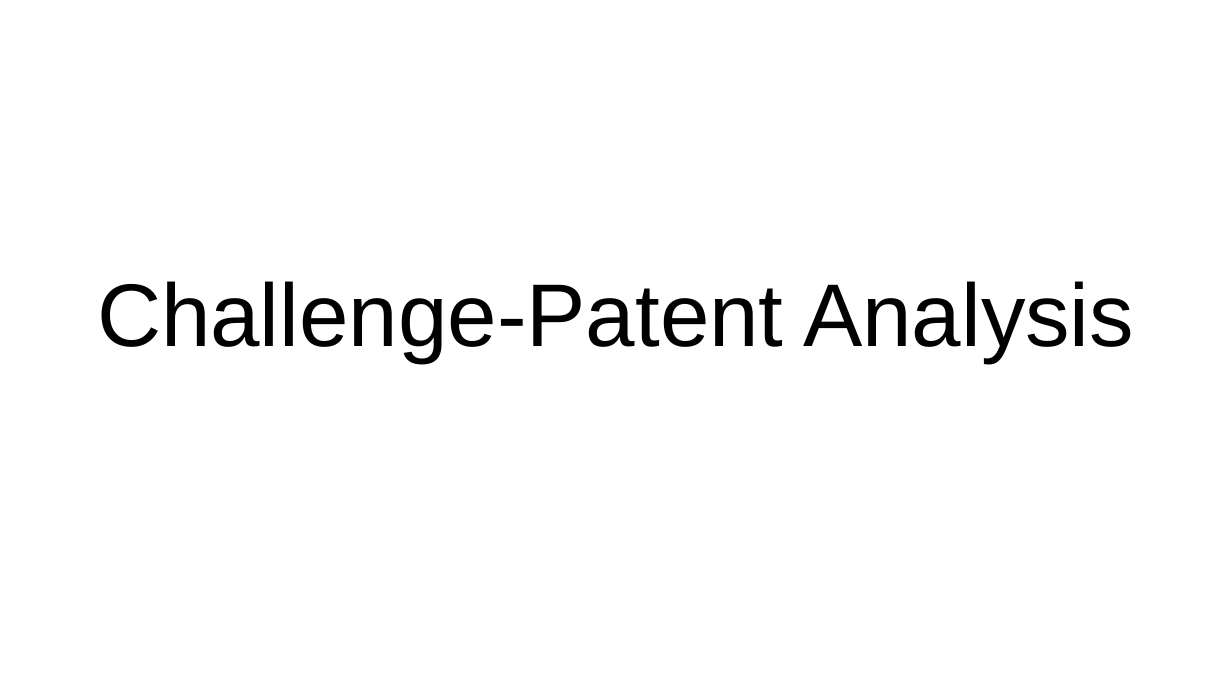
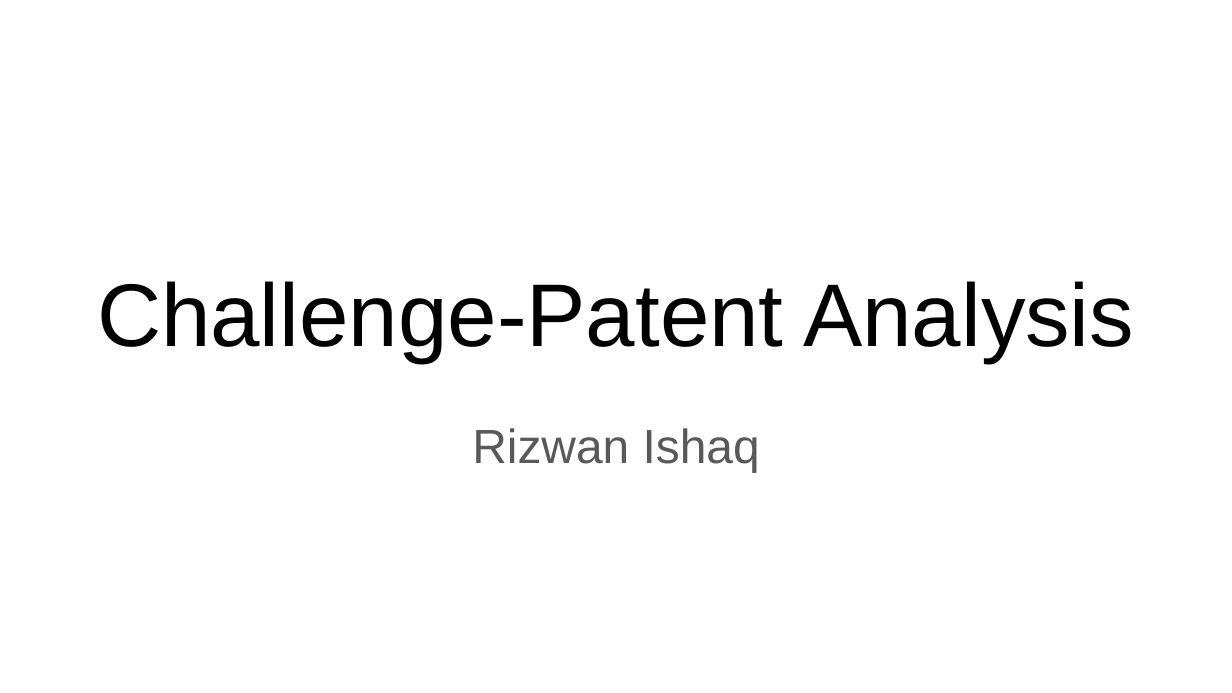
Before and after one commit to rizwanishaq/basf_challenge, a slide deck: slide 1 of Challenge-Patent Analysis.pptx. Drawn at 1232x693 pixels with LibreOffice and Linux fonts; fonts in the diff are those of the drawing. Boxes give left, top, right and bottom in pixels: in the first picture for what was removed or moved away, otherwise in the second. Text is boxed around its words. In the diff, an @@ line names an element or a change of style, - is before the commit and + after.

```diff
--- a/Challenge-Patent Analysis.pptx
+++ b/Challenge-Patent Analysis.pptx
@@ subtitle added at bbox=[472, 428, 760, 472], 28 pt, text #595959 @@
+Rizwan Ishaq
```
Also in this commit, not shown: 9 other slides changed.
